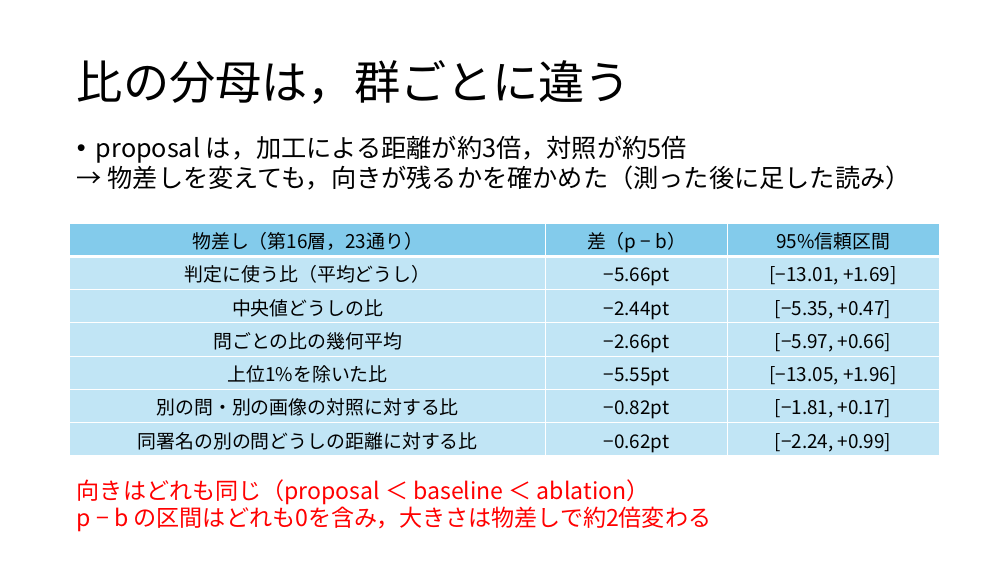
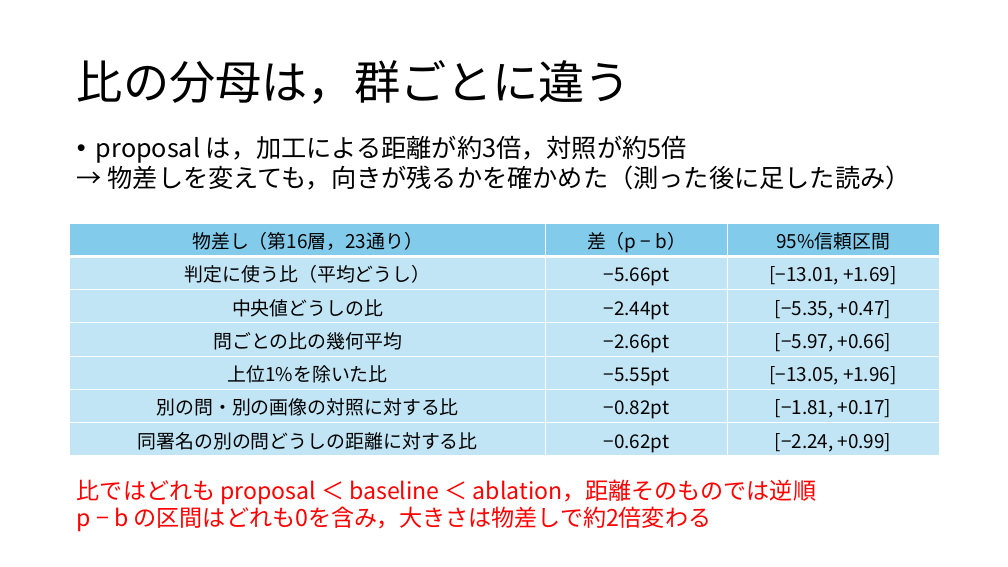
Before and after one commit to tomoking2004/cotar, a slide deck: slide 11 of presentations/20261030_進捗報告.pptx. Drawn at 1008x567 pixels with LibreOffice and Linux fonts; fonts in the diff are those of the drawing. Boxes give left, top, right and bottom in pixels: in the first picture for what was removed or moved away, otherwise in the second. Text is boxed around its words. In the diff, an @@ line names an element or a change of style, - is before the commit and + after.

```diff
--- a/presentations/20261030_進捗報告.pptx
+++ b/presentations/20261030_進捗報告.pptx
@@ text at box(77, 479, 816, 504): text changed @@
-向きはどれも同じ（proposal ＜ baseline ＜ ablation）
+比ではどれも proposal ＜ baseline ＜ ablation，距離そのものでは逆順
```
Also in this commit, not shown: 3 other slides changed, 1 other file.
